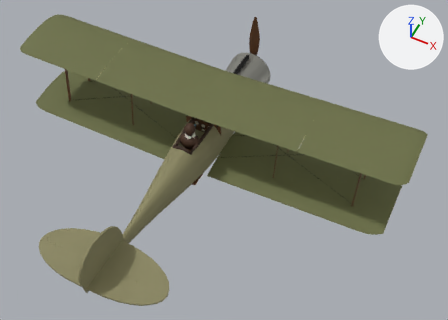
The glTF model public/models/spad_vii.glb: old version first, new version second.
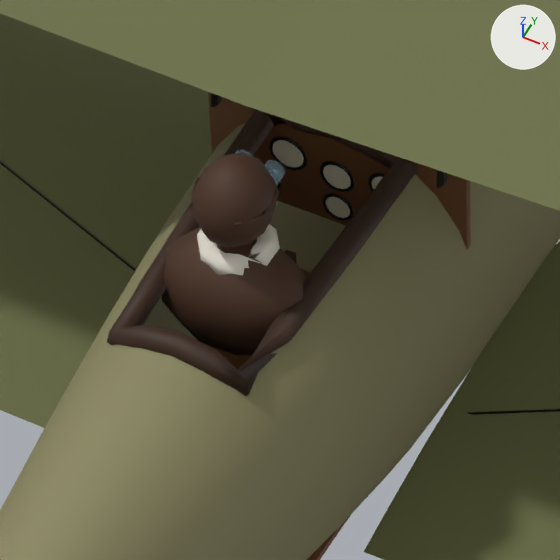
The first picture shows the older version from a camera (50 mm lens) standing at (4.11, -7.8, 8.68) and looking at (0.64, -0.86, 0.0). The close-ups show the older and then the newer version on the part from 35% to 52% of the width and 32% to 55% of the height of that picture. Only the edits that show in the close-ups are written down. Arrows for +X, +Y and +Z are at upper right; the lights stay in place. Where no turn or scale is listed for an object, it has been applied to the vertices. Vertices at exactly the same position are counted once.

Objects in the first close-up: 'Coaming', 'CockpitInterior', 'Fuselage', 'Gauge_Compass', 'Pilot_Figure', 'Wing_Lower_L', 'Wing_Lower_R', 'Wing_Upper_L', 'Wing_Upper_R', 'Wires' and 8 more.
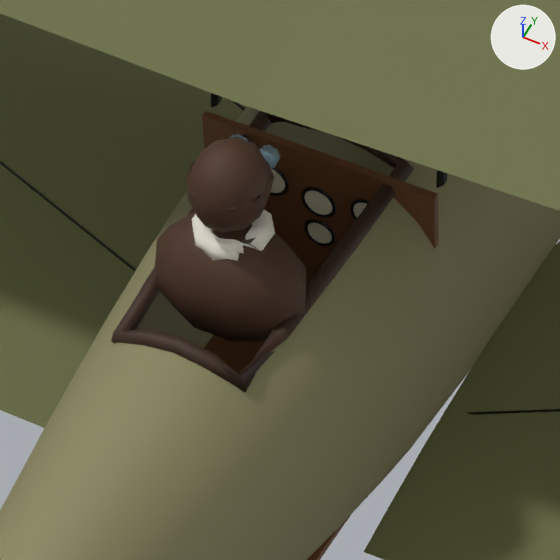
Scene script edits in JSON lines:
```json
{"block": "me_cockpitinterior", "where": "# used by ob_cockpitinterior; location = (0.0, 0.0, 0.0)"}
{"op": "remove", "block": "me_cockpitinterior", "code": "me_cockpitinterior.from_pydata(...)  # 62 vertices, 96 faces; spans x -0.368..0.368, y -1.405..-0.305, z -0.339..0.418"}
{"op": "add", "block": "me_cockpitinterior", "code": "me_cockpitinterior.from_pydata(...)  # 62 vertices, 96 faces; spans x -0.329..0.329, y -1.405..-0.305, z -0.36..0.425"}
{"block": "me_cockpitinterior", "change": "me_cockpitinterior part 1: the loose piece of 8 vertices spanning x -0.368..0.368, y -0.465..-0.445, z 0.098..0.418 is scaled about its middle by (0.894, 1, 2.45), then moved by (0.0, -0.1, -0.225)"}
{"block": "me_coaming", "where": "# used by ob_coaming; location = (0.0, 0.0, 0.0)"}
{"op": "remove", "block": "me_coaming", "code": "me_coaming.from_pydata(...)  # 96 vertices, 192 faces; spans x -0.233..0.233, y -1.31..-0.44, z 0.326..0.488"}
{"op": "add", "block": "me_coaming", "code": "me_coaming.from_pydata(...)  # 96 vertices, 192 faces; spans x -0.223..0.223, y -1.299..-0.451, z 0.337..0.478"}
{"block": "me_coaming", "change": "me_coaming part 2: 96 of 96 vertices moved; they spanned x -0.233..0.233, y -1.31..-0.44, z 0.326..0.488 and now span x -0.223..0.223, y -1.299..-0.451, z 0.337..0.478; mean shift (0.0, 0.0, 0.0)"}
{"block": "me_pilot_figure", "where": "# used by ob_pilot_figure; location = (0.0, 0.0, 0.0)"}
{"op": "remove", "block": "me_pilot_figure", "code": "me_pilot_figure.from_pydata(...)  # 304 vertices, 588 faces; spans x -0.205..0.205, y -1.125..-0.845, z 0.173..0.763"}
{"op": "add", "block": "me_pilot_figure", "code": "me_pilot_figure.from_pydata(...)  # 304 vertices, 588 faces; spans x -0.205..0.205, y -1.145..-0.865, z 0.243..0.833"}
{"block": "me_pilot_figure", "change": "me_pilot_figure part 3: the whole mesh is moved by (0.0, -0.02, 0.07)"}
{"op": "set", "path": "ob_gauge_compass.location", "old": "(0.0, -0.468, 0.158)", "new": "(0.0, -0.568, 0.155)"}
```

Where the change shows, as pixel boxes [x1, y1, x2, y2] in the close-ups (560 x 560 px; the box of a moved part takes in the faces that stretch with it):
```json
{"object": "Pilot_Figure", "change": "moved", "before": [162, 149, 307, 355], "after": [155, 134, 306, 341]}
{"object": "CockpitInterior", "change": "reshaped", "before": [208, 92, 471, 560], "after": [202, 111, 439, 560]}
{"object": "Coaming", "change": "reshaped", "before": [107, 109, 418, 396], "after": [111, 111, 414, 392]}
{"object": "Gauge_Compass", "change": "moved", "before": [326, 197, 350, 218], "after": [308, 223, 332, 244]}
{"part": 1, "of": "me_cockpitinterior", "change": "moved or reshaped", "before": [208, 92, 471, 249], "after": [202, 111, 439, 285]}
```
